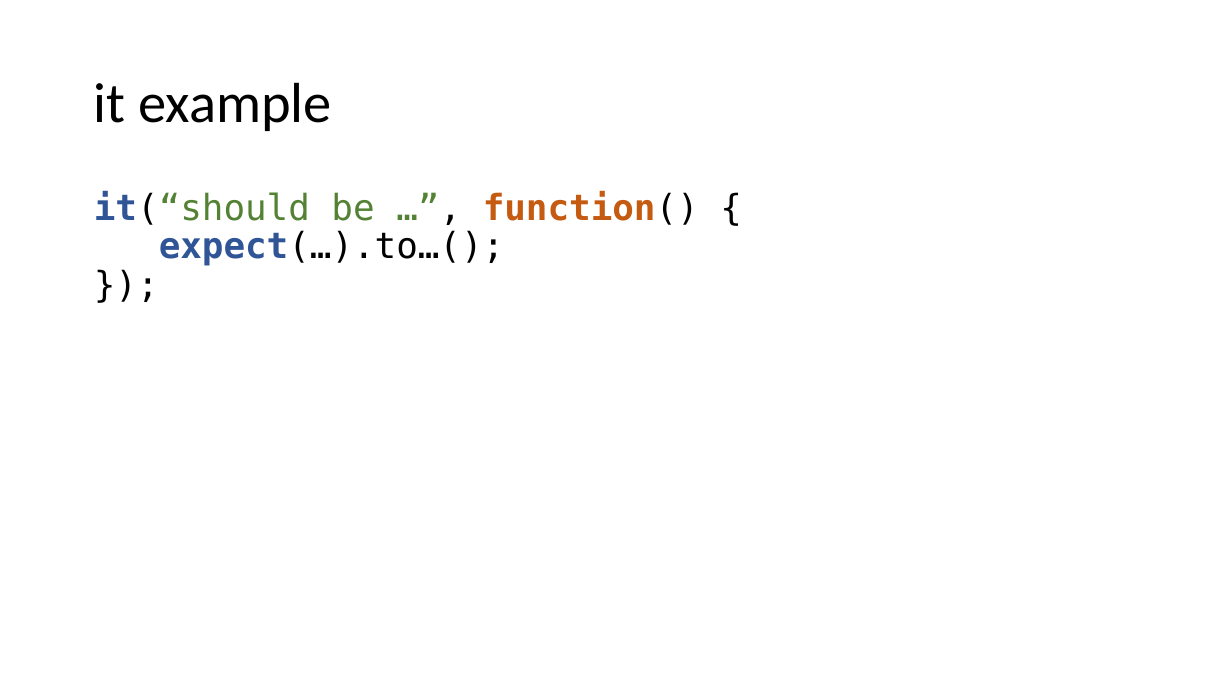
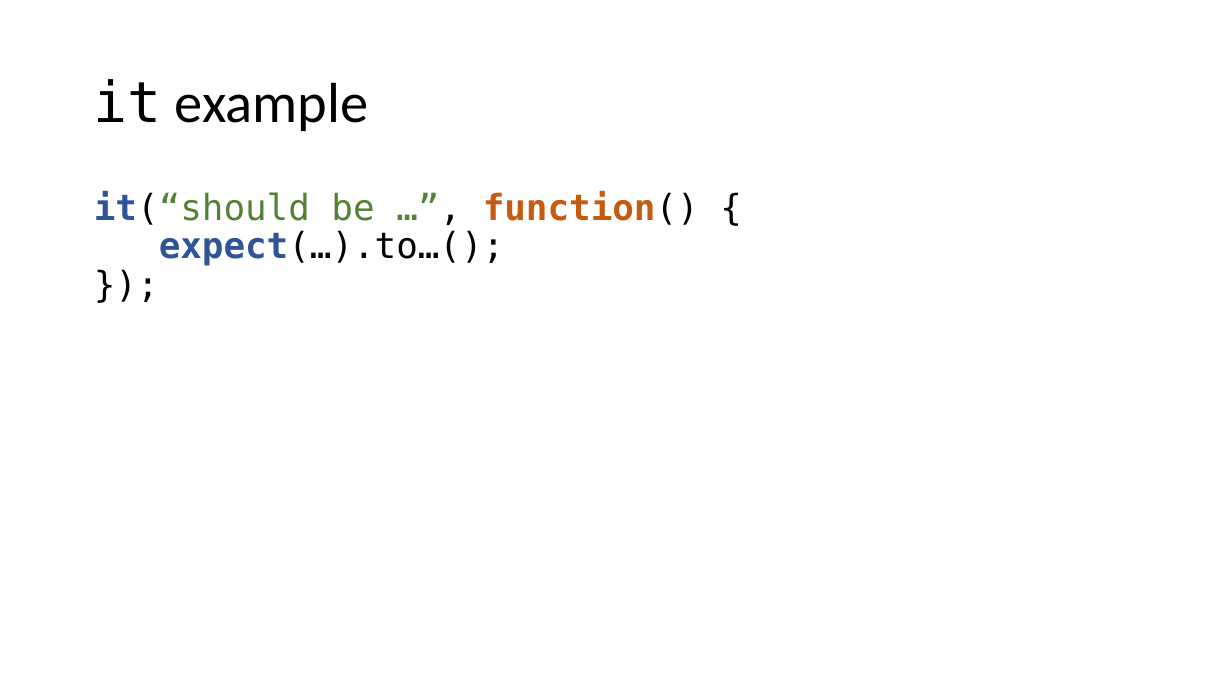
Before and after one commit to cebartling/test-driven, a slide deck: slide 11 of presentations/Introduction to Jasmine Framework.pptx. Drawn at 1232x693 pixels with LibreOffice and Linux fonts; fonts in the diff are those of the drawing. Boxes give left, top, right and bottom in pixels: in the first picture for what was removed or moved away, otherwise in the second. Text is boxed around its words. In the diff, an @@ line names an element or a change of style, - is before the commit and + after.

```diff
--- a/presentations/Introduction to Jasmine Framework.pptx
+++ b/presentations/Introduction to Jasmine Framework.pptx
@@ title "it example" at [94,79,368,131]: font Calibri to DejaVu Sans Mono in "it" @@
```
Also in this commit, not shown: 5 other slides changed.
